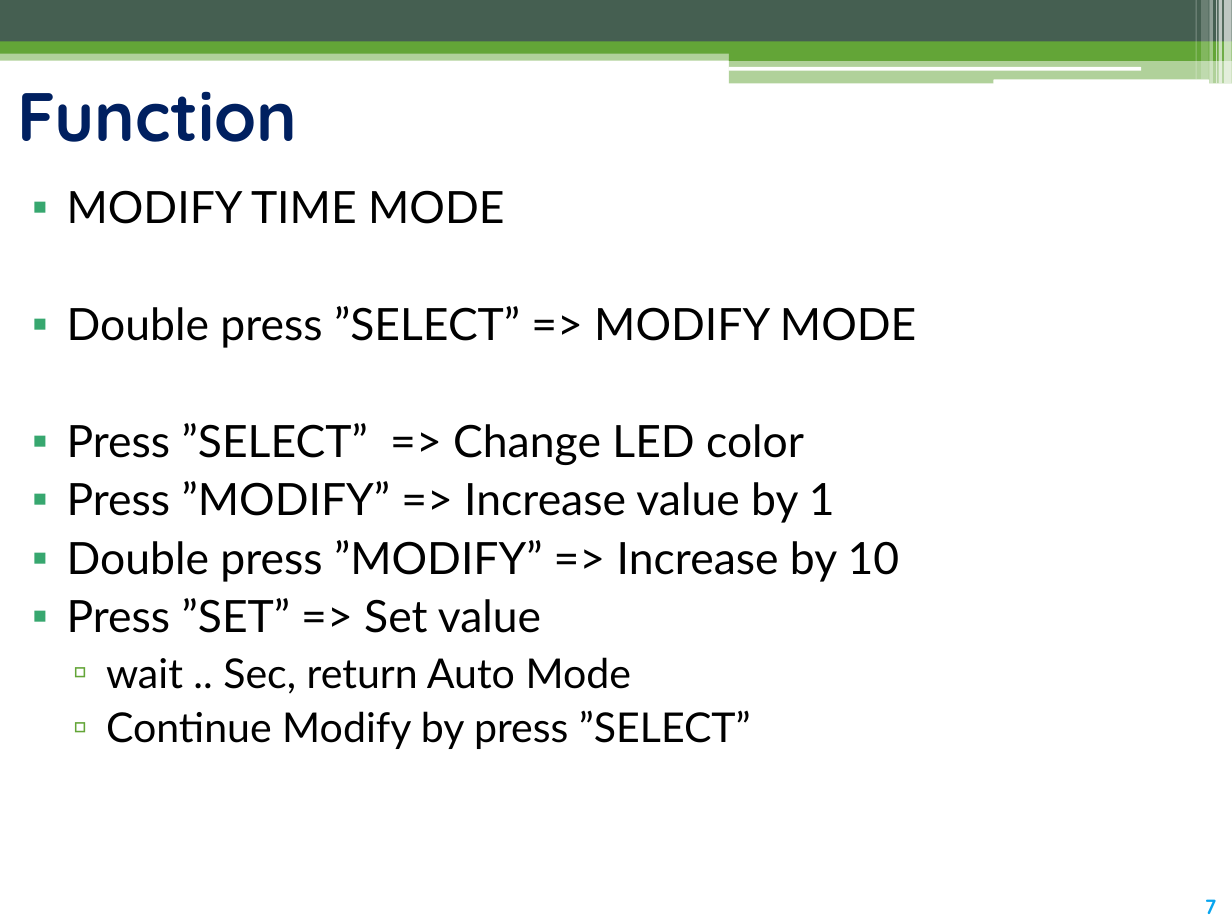
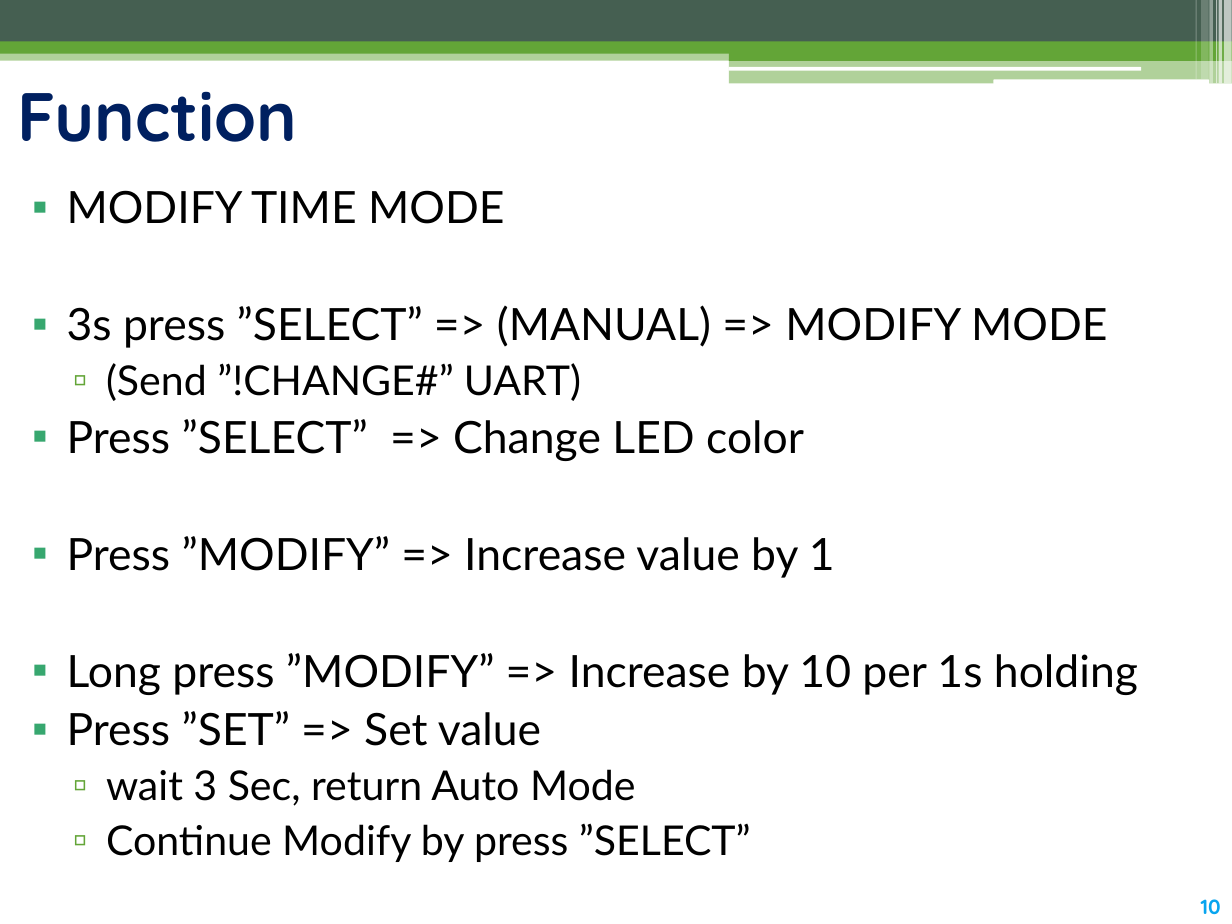
Before and after one commit to thoriumrabbit/CO3009_MCU_PROJECT-1, a slide deck: slide 10 of [MCU] AssignmentProject.pptx (slide 7 before the commit). Drawn at 1232x924 pixels with LibreOffice and Linux fonts; fonts in the diff are those of the drawing. Boxes give left, top, right and bottom in pixels: in the first picture for what was removed or moved away, otherwise in the second. Text is boxed around its words. In the diff, an @@ line names an element or a change of style, - is before the commit and + after.

```diff
--- a/[MCU] AssignmentProject.pptx
+++ b/[MCU] AssignmentProject.pptx
@@ text at [67, 305, 1107, 401]: text changed @@
-▪ Double press ”SELECT” => MODIFY MODE
+▪ 3s press ”SELECT” => (MANUAL) => MODIFY MODE
+  ▫ (Send ”!CHANGE#” UART)
@@ text at [67, 653, 1138, 695]: text changed @@
-▪ Double press ”MODIFY” => Increase by 10
+▪ Long press ”MODIFY” => Increase by 10 per 1s holding
@@ text at [106, 769, 635, 806]: text changed @@
-  ▫ wait .. Sec, return Auto Mode
+  ▫ wait 3 Sec, return Auto Mode
@@ page number at [1201, 899, 1221, 914]: text changed @@
-7
+10
```
Also in this commit, not shown: 2 other slides changed, 3 slides added.
